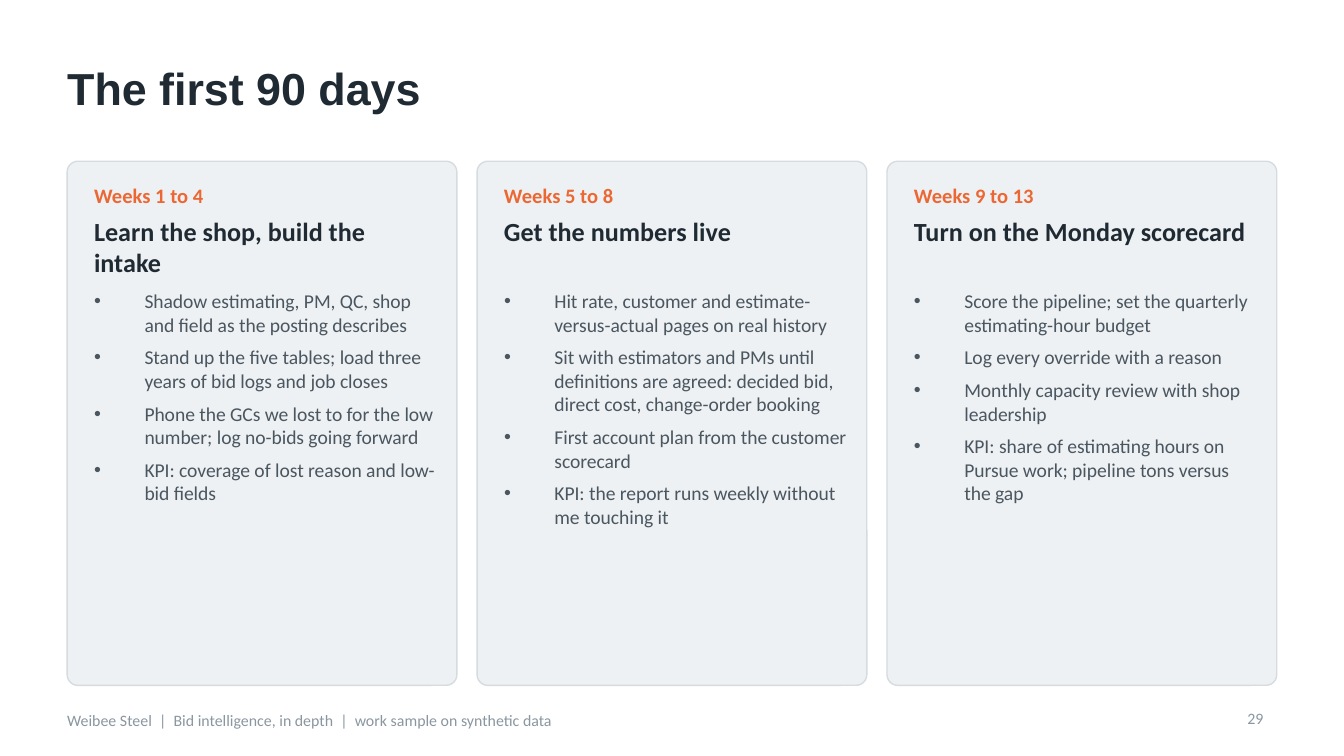
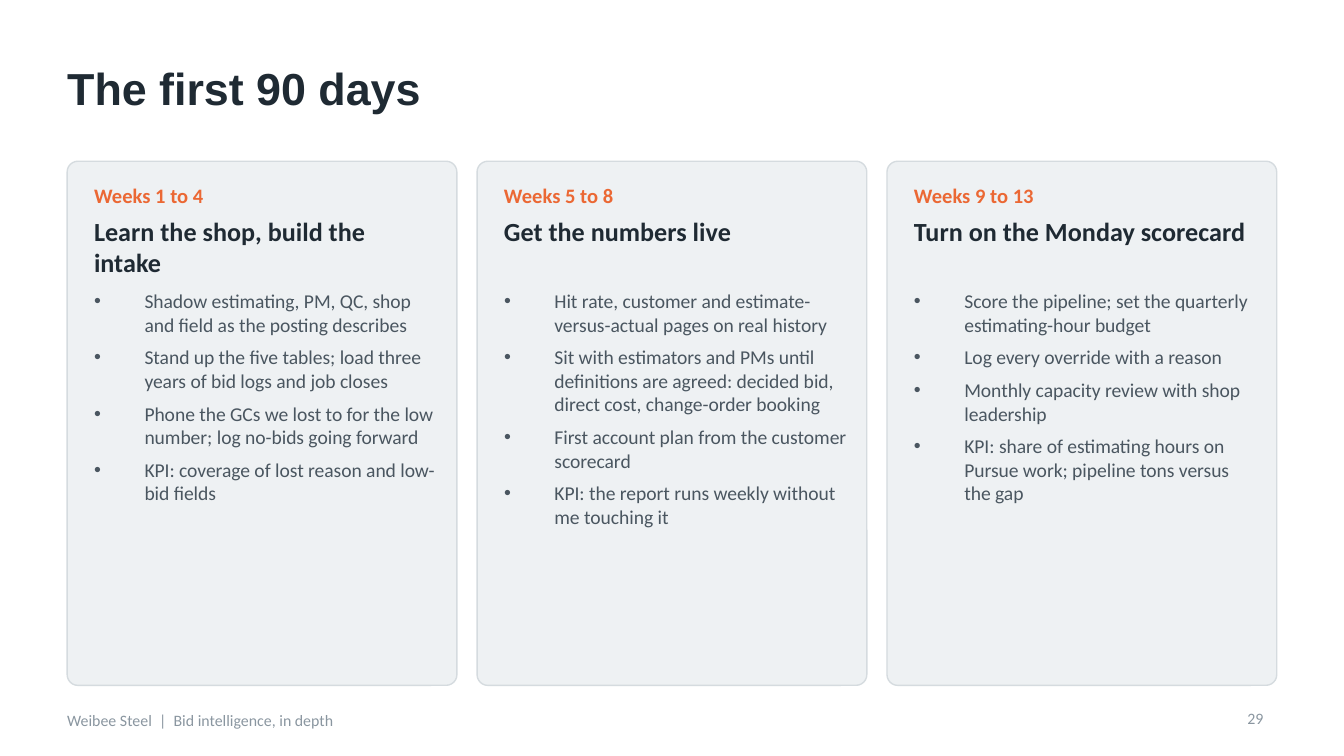
Before and after one commit to dpk-rdy/SupplyChainOps, a slide deck: slide 29 of weibee-steel/docs/Weibee_Bid_Intelligence_In_Depth.pptx. Drawn at 1344x756 pixels with LibreOffice and Linux fonts; fonts in the diff are those of the drawing. Boxes give left, top, right and bottom in pixels: in the first picture for what was removed or moved away, otherwise in the second. Text is boxed around its words. In the diff, an @@ line names an element or a change of style, - is before the commit and + after.

```diff
--- a/weibee-steel/docs/Weibee_Bid_Intelligence_In_Depth.pptx
+++ b/weibee-steel/docs/Weibee_Bid_Intelligence_In_Depth.pptx
@@ text at (67, 715, 333, 729): text changed @@
-Weibee Steel | Bid intelligence, in depth | work sample on synthetic data
+Weibee Steel | Bid intelligence, in depth
```
Also in this commit, not shown: 28 other slides changed, 3 other files.
